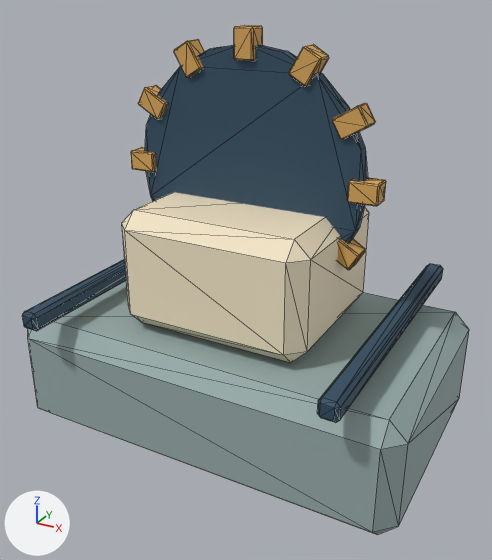
Before and after pictures for a commit that changed the glTF model source/assets/models/stonecutter.glb.
Both versions are drawn from a camera (50 mm lens) standing at (1.083, -1.984, 1.549) and looking at (0.02, -0.052, 0.583). Arrows for +X, +Y and +Z are at lower left; the lights stay in place. The first picture is the older version. Mesh edges are drawn as thin lines. Where no turn or scale is listed for an object, it has been applied to the vertices. Vertices at exactly the same position are counted once.

The first picture shows 'bed', 'saw'.
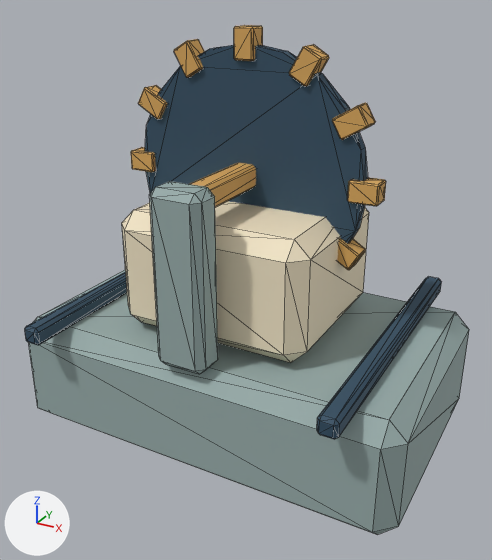
Pixel boxes [x1, y1, x2, y2] of what changed, in the pictures (492 x 560 px; the box of a moved part takes in the faces that stretch with it):
'bed', reshaped (8% taller): before [22, 192, 469, 535]; after [25, 163, 469, 535]
part 1 of me_cube_040, moved or reshaped: before [22, 259, 126, 331]; after [25, 272, 127, 345]
part 2 of me_cube_040, moved or reshaped: before [317, 264, 443, 423]; after [317, 276, 441, 440]
part 3 of me_cube_040, added: after [149, 181, 218, 374]
part 4 of me_cube_040, added (brown): after [190, 163, 256, 207]

What the commit changed:
me_cube_040 is used by ob_bed; location (0.0, 0.0, 0.21).
me_cube_040 had 96 vertices, 176 faces and spanned x -0.725..0.725, y -0.55..0.55, z -0.21..0.64.
me_cube_040 now has 168 vertices, 308 faces and spans x -0.725..0.725, y -0.55..0.55, z -0.21..0.795.
me_cube_040 part 1: the loose piece of 24 vertices spanning x -0.573..-0.507, y -0.55..0.55, z 0.257..0.323 is moved by (0.0, 0.0, -0.055).
me_cube_040 part 2: the loose piece of 24 vertices spanning x 0.507..0.573, y -0.55..0.55, z 0.257..0.323 is moved by (0.0, 0.0, -0.055).
me_cube_040 part 3: a new loose piece of 24 vertices spanning x -0.09..0.09, y -0.46..-0.34, z 0.205..0.795, in mat_stonecutter_paint.
me_cube_040 part 4: a new loose piece of 24 vertices spanning x -0.04..0.04, y -0.43..0.43, z 0.7..0.78, in mat_stonecutter_paint.
Other edits to the shape of me_cube_040 do not show in these pictures.
